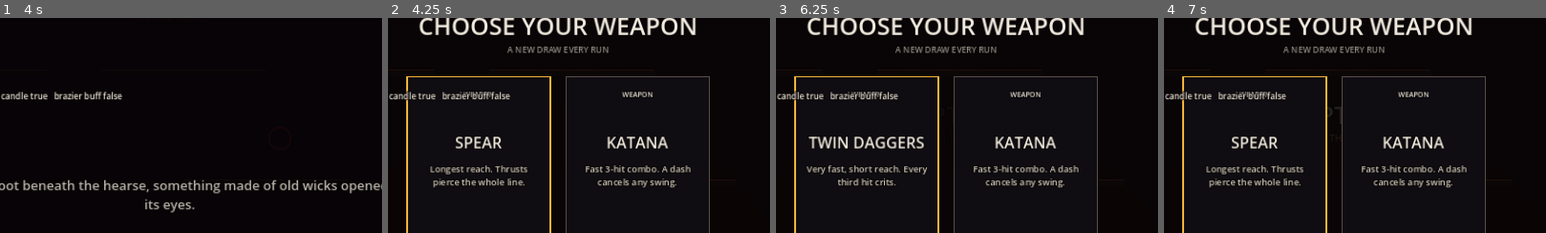
Above: before the commit, frames 1-4 (left to right).
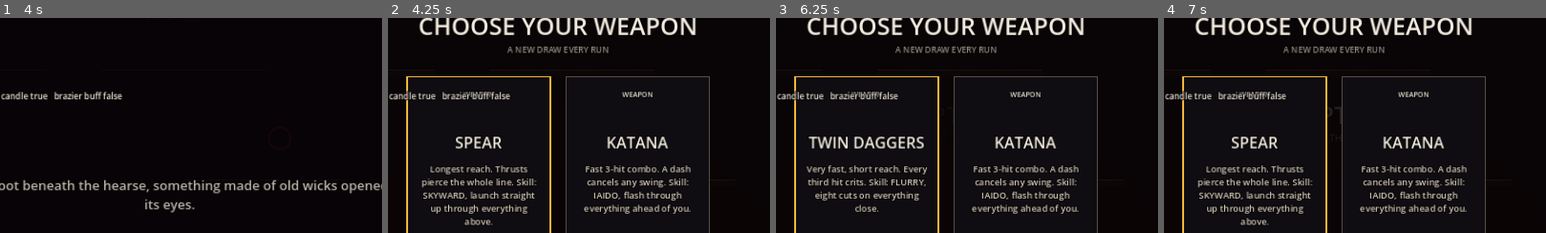
Above: after the commit, the same moments.

Repository: grrts/tenebrae
Game: Godot game, scene res://main.tscn
The game is run twice, just before and just after one commit, with the same random seed, the same clock (stepped at 60 frames per second) and the same inputs.
Inputs:
- Up to frame 1 (4 s): tap Enter at 0.5 s; hold D (right) 0.53-1.28 s; tap J (attack) at 0.6 s; tap Space (jump) at 0.77, 1.07, 1.52, 1.82, 3.02, 3.32, 3.77 s; tap K (dash) at 0.8, 1.35 s; hold S (down) 1.28-2.03 s; tap Z at 1.55, 2.1 s; hold D (right) 2.03-2.78 s; tap X at 2.3, 2.85 s; hold W (up) 2.78-3.53 s; tap Shift at 3.05, 3.6 s; hold A (left) from 3.53 s (still down); tap C at 3.8 s
- Up to frame 2 (4.25 s): keep holding A (left); tap Space (jump) at 4.07 s; tap Escape (pause) at 4.15 s
- Up to frame 3 (6.25 s): tap C at 4.35 s; tap Space (jump) at 4.52, 4.82, 5, 6.02 s; tap P at 4.55, 5.1 s; tap L (skill, bound only after the commit) at 4.9 s; release A (left) at 5.03 s; hold S (down) 5.03-5.78 s; tap Q at 5.3, 5.85 s; tap Enter at 5.75 s; hold D (right) from 5.78 s (still down); tap R at 6.05 s
- Up to frame 4 (7 s): tap Space (jump) at 6.32, 6.5, 6.77 s; release D (right) at 6.53 s; hold W (up) from 6.53 s (still down); tap R at 6.6 s; tap 1 at 6.8 s
The pictures show only the part of the screen within x 28-78%, y 11-61%; the shares and areas given below are measured in that part.

Frame 1 is identical in both runs. In frame 2, 3.4% of the frame differs, in the area x 8-80%, y 74-97%; in frame 3, 2.8%; in frame 4, 3.4%.

Commit message:
Weapon skills: Iaido, Earthsplitter, Skyward, Flurry and Reap, charged by landing hits
Co-Authored-By: Claude Opus 5.5 <noreply@anthropic.com>
Claude-Session: https://claude.ai/code/session_01BJ7jmPXkpNQ8p4uAxaCYVo

Diff:
--- a/src/hud.gd
+++ b/src/hud.gd
@@ -167,6 +167,13 @@
 	canvas.draw_rect(Rect2(bx, 22, bw * hp_show, 14), Color(0.95, 0.7, 0.23, 0.55))
 	canvas.draw_rect(Rect2(bx, 22, bw * hk, 14), Color("#e5383b"))
 	_text("%d / %d HP" % [int(p.hp) * 20, mh * 20], Vector2(bx - 104, 35), 13, Color("#f3ebe0"))
+	# weapon skill meter under the health bar
+	if game.weapon != "":
+		var full := game.skill_meter >= 1.0
+		var pulse := 0.6 + 0.4 * sin(Time.get_ticks_msec() * 0.01) if full else 1.0
+		canvas.draw_rect(Rect2(bx - 2, 42, bw + 4, 8), Color(0, 0, 0, 0.75))
+		canvas.draw_rect(Rect2(bx, 44, bw * game.skill_meter, 4), Color(0.95, 0.7, 0.23, pulse))
+		_text(("%s  ·  L" % RunData.SKILLS[game.weapon].name) if full else RunData.SKILLS[game.weapon].name, Vector2(bx, 64), 10, Color("#f2b43a") if full else Color(0.6, 0.57, 0.54))
 	# depth title
 	var title := "DEPTH %s" % Game.roman(game.depth)
 	_text(title, Vector2(vp.x / 2, 52), 34, Color("#e5383b") if game.depth >= 7 else Color("#f3ebe0"), true)
--- a/src/main.gd
+++ b/src/main.gd
@@ -59,6 +59,8 @@
 var unlocked_vigil := 0
 var achieved: Array = []
 var relics: Array = []
+var skill_meter := 0.0 ## 0..1, full = the weapon skill is ready
+var skill_hit := false ## true while a skill's own hits land, so they don't refill the meter
 var elite_kills := 0
 var run_braziers := 0
 var boss_untouched := false
@@ -208,6 +210,11 @@
 					if buy_relic(i):
 						bought += 1
 				print("smoke test: reliquary bought %d relics" % bought)
+				for w in RunData.SKILLS:
+					_equip(w)
+					skill_meter = 1.0
+					use_skill()
+				print("smoke test: all weapon skills fired")
 				hud.open_title(_smoke_title_ok)
 		3:
 			# every arena loads and runs briefly
@@ -280,6 +287,7 @@
 	won = false
 	runes.clear()
 	sets_done.clear()
+	skill_meter = 0.0
 	offered.clear()
 	run_braziers = 0
 	lvl = 1
@@ -426,7 +434,7 @@
 	var opts := []
 	for k in pool.slice(0, 3 if "second_draw" in relics else 2):
 		var wd: Dictionary = RunData.WEAPONS[k]
-		opts.append({"id": k, "name": wd.name, "desc": wd.desc, "tag": "WEAPON", "col": Color("#f3ebe0")})
+		opts.append({"id": k, "name": wd.name, "desc": "%s Skill: %s, %s" % [wd.desc, RunData.SKILLS[k].name, String(RunData.SKILLS[k].desc).to_lower()], "tag": "WEAPON", "col": Color("#f3ebe0")})
 	hud.open_choice("CHOOSE YOUR WEAPON", "A NEW DRAW EVERY RUN", opts, func(i): _pick_weapon(opts[i]))
 
 
@@ -489,6 +497,62 @@
 	if relics.size() >= RunData.RELICS.size():
 		unlock("RELIQUARY")
 	return true
+
+
+## The weapon skill. Each weapon gets one big move; landing hits charges it.
+func use_skill() -> void:
+	skill_meter = 0.0
+	skill_hit = true
+	var p := player
+	var f := float(p.facing)
+	var base := p.damage * 3.0
+	hitstop = 0.12
+	shake(0.35, 12)
+	player.invuln = maxf(player.invuln, 0.4)
+	match weapon:
+		"katana":
+			var x0 := p.position.x
+			var x := x0
+			for i in 26:
+				var nx := x + f * 12
+				if world.is_solid(world.cell(nx + f * 12), world.cell(p.position.y - 30)):
+					break
+				x = nx
+			p.position.x = x
+			p.reset_physics_interpolation()
+			fx.burst(Vector2((x0 + x) / 2, p.position.y - 30), 30, Color("#f2b43a"), 200)
+			for e in enemies.duplicate():
+				if not e.dead and (e.position.x - x0) * f > -20 and (e.position.x - x) * f < 30 and absf(e.position.y - p.position.y) < 80:
+					hit_enemy(e, base, Vector2(f * 300, -300))
+		"greatsword":
+			fx.ring(p.position, 420, Color("#f2b43a"))
+			for e in enemies.duplicate():
+				if not e.dead and absf(e.position.x - p.position.x) < 420 and absf(e.position.y - p.position.y) < 50:
+					hit_enemy(e, base * 1.2, Vector2(signf(e.position.x - p.position.x) * 200, -700))
+		"spear":
+			p.vel.y = -1250
+			fx.burst(p.position + Vector2(0, -40), 24, Color("#f2b43a"), 260)
+			for e in enemies.duplicate():
+				if not e.dead and absf(e.position.x - p.position.x) < 60 and p.position.y - e.position.y > -40 and p.position.y - e.position.y < 380:
+					hit_enemy(e, base, Vector2(0, -800))
+		"daggers":
+			var near := enemies.filter(func(e): return not e.dead and e.position.distance_to(p.position) < 170)
+			for k in 8:
+				for e in near:
+					if not e.dead:
+						hit_enemy(e, base * 0.3, Vector2(signf(e.position.x - p.position.x) * 60, -60))
+			fx.ring(p.position + Vector2(0, -30), 170, Color("#f2b43a"))
+		"sickle":
+			for e in enemies.duplicate():
+				if not e.dead and e.position.distance_to(p.position) < 320 and e != boss:
+					e.position.x = p.position.x + signf(e.position.x - p.position.x) * 40
+					e.reset_physics_interpolation()
+					hit_enemy(e, base * 0.8, Vector2(0, -400))
+				elif e == boss and not e.dead and e.position.distance_to(p.position) < 320:
+					hit_enemy(e, base, Vector2.ZERO)
+			fx.ring(p.position + Vector2(0, -30), 320, Color("#f2b43a"))
+	skill_hit = false
+	hud.show_banner(RunData.SKILLS[weapon].name, "", 0.8)
 
 
 func on_player_hit() -> void:
@@ -689,6 +753,8 @@
 			_end_run()
 		return
 	run_time += dt
+	if Input.is_action_just_pressed("skill") and skill_meter >= 1.0:
+		use_skill()
 	_step_pickups(dt)
 	if boss == null and not story_hold and depth < 16:
 		depth_t += dt
@@ -920,6 +986,11 @@
 	var guard := 0.5 if e.elite == "SHIELDED" and kb.x != 0 and signf(kb.x) == -e.facing else 1.0
 	if guard < 1:
 		fx.spark(e.position + Vector2(e.facing * 16, -30))
+	if not skill_hit and weapon != "":
+		var was_ready := skill_meter >= 1.0
+		skill_meter = minf(1.0, skill_meter + (0.05 if e == boss else 0.07))
+		if not was_ready and skill_meter >= 1.0:
+			hud.show_banner("%s READY" % RunData.SKILLS[weapon].name, "PRESS L, Q OR Y", 1.0)
 	e.hp -= dmg * damage_mul() * guard * (1.6 if e == boss and has_rune("TALLOW CROWN") else 1.0)
 	e.knock(kb)
 	hitstop = maxf(hitstop, 0.05)
@@ -1079,9 +1150,9 @@
 func _setup_input() -> void:
 	var keys := {
 		"left": [KEY_A, KEY_LEFT], "right": [KEY_D, KEY_RIGHT], "down": [KEY_S, KEY_DOWN], "up": [KEY_W, KEY_UP],
-		"jump": [KEY_SPACE, KEY_Z], "attack": [KEY_J, KEY_X], "dash": [KEY_K, KEY_SHIFT, KEY_C], "pause": [KEY_ESCAPE, KEY_P],
+		"jump": [KEY_SPACE, KEY_Z], "attack": [KEY_J, KEY_X], "dash": [KEY_K, KEY_SHIFT, KEY_C], "pause": [KEY_ESCAPE, KEY_P], "skill": [KEY_L, KEY_Q],
 	}
-	var pads := {"jump": JOY_BUTTON_A, "attack": JOY_BUTTON_X, "dash": JOY_BUTTON_RIGHT_SHOULDER, "pause": JOY_BUTTON_START}
+	var pads := {"jump": JOY_BUTTON_A, "attack": JOY_BUTTON_X, "dash": JOY_BUTTON_RIGHT_SHOULDER, "pause": JOY_BUTTON_START, "skill": JOY_BUTTON_Y}
 	var axes := {"left": [JOY_AXIS_LEFT_X, -1.0], "right": [JOY_AXIS_LEFT_X, 1.0], "up": [JOY_AXIS_LEFT_Y, -1.0], "down": [JOY_AXIS_LEFT_Y, 1.0]}
 	var dpad := {"left": JOY_BUTTON_DPAD_LEFT, "right": JOY_BUTTON_DPAD_RIGHT, "up": JOY_BUTTON_DPAD_UP, "down": JOY_BUTTON_DPAD_DOWN}
 	for action in keys:
--- a/src/run_data.gd
+++ b/src/run_data.gd
@@ -1,6 +1,15 @@
 class_name RunData
 extends RefCounted
 ## Weapons, runes and shop items. Plain data so balance changes are one-line edits.
+
+# each weapon's skill: charged by landing hits, fired with L / Q / Y
+const SKILLS := {
+	"katana": {"name": "IAIDO", "desc": "Flash through everything ahead of you."},
+	"greatsword": {"name": "EARTHSPLITTER", "desc": "Split the floor both ways."},
+	"spear": {"name": "SKYWARD", "desc": "Launch straight up through everything above."},
+	"daggers": {"name": "FLURRY", "desc": "Eight cuts on everything close."},
+	"sickle": {"name": "REAP", "desc": "Drag every enemy nearby to you and cut."},
+}
 
 const WEAPONS := {
 	"katana": {"name": "KATANA", "desc": "Fast 3-hit combo. A dash cancels any swing.", "reach": 92.0, "step": 0.13, "damage": 1.0, "blade": 58.0},
Not shown, changed: README.md
